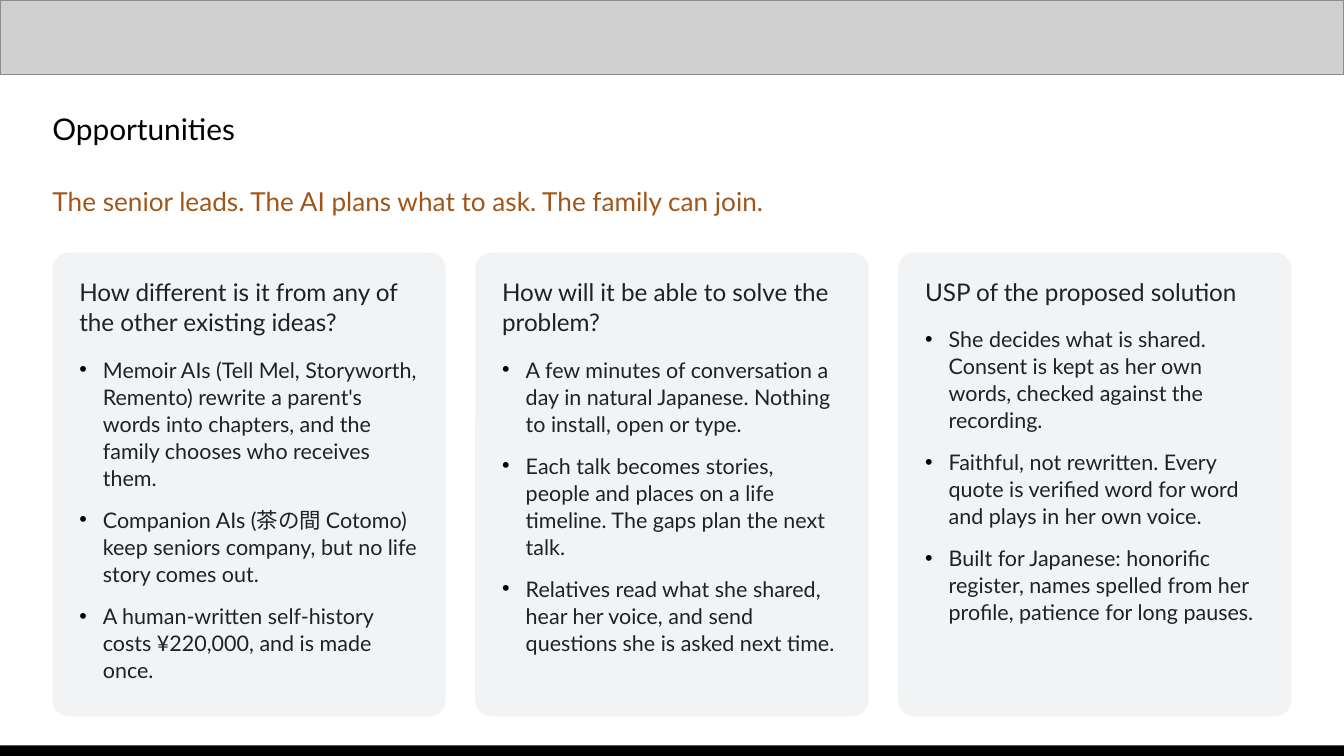
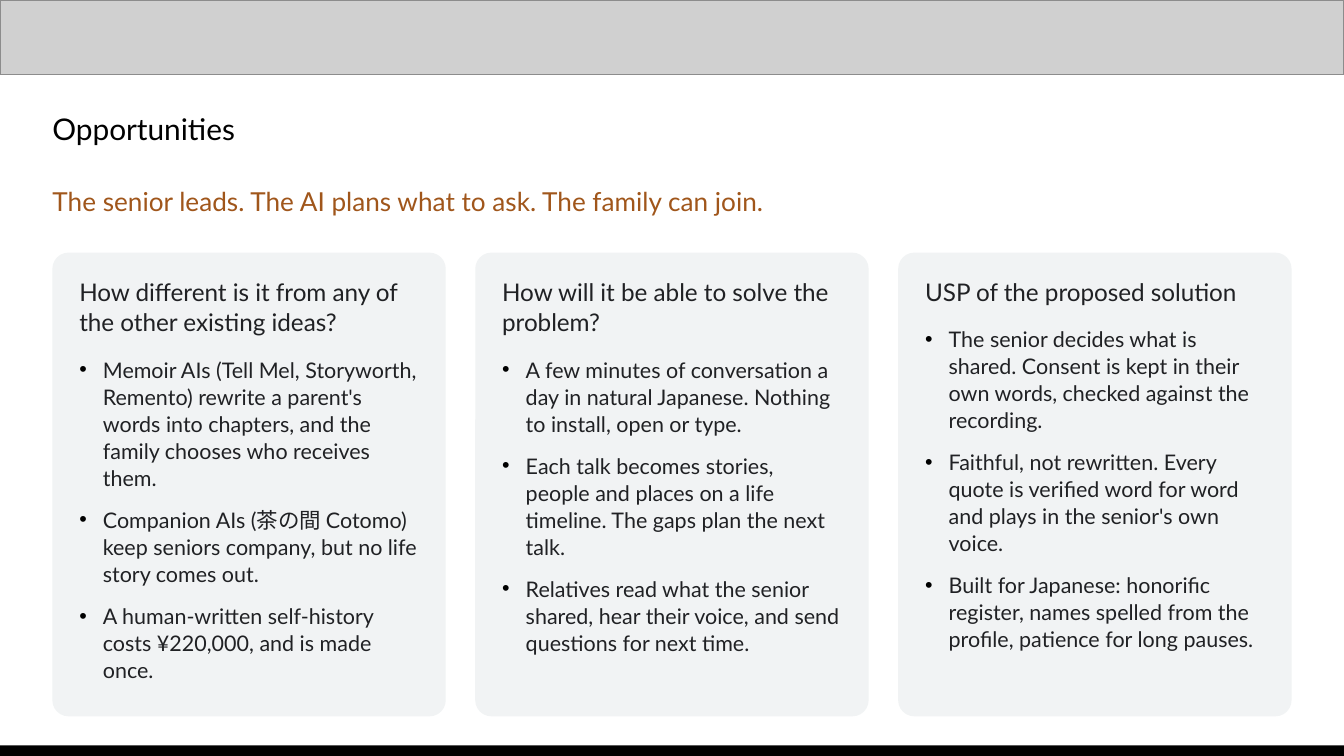
Before and after one commit to kaseovo/kataribe, a slide deck: slide 3 of docs/demo/kataribe-pitch-deck.pptx. Drawn at 1344x756 pixels with LibreOffice and Linux fonts; fonts in the diff are those of the drawing; grey boxes stand for pictures. Boxes give left, top, right and bottom in pixels: in the first picture for what was removed or moved away, otherwise in the second. Text is boxed around its words. In the diff, an @@ line names an element or a change of style, - is before the commit and + after.

```diff
--- a/docs/demo/kataribe-pitch-deck.pptx
+++ b/docs/demo/kataribe-pitch-deck.pptx
@@ text at (949,331,1254,651): text changed @@
-• She decides what is shared. Consent is kept as her own words, checked against the recording.
-• Faithful, not rewritten. Every quote is verified word for word and plays in her own voice.
-• Built for Japanese: honorific register, names spelled from her profile, patience for long pauses.
+• The senior decides what is shared. Consent is kept in their own words, checked against the recording.
+• Faithful, not rewritten. Every quote is verified word for word and plays in the senior's own voice.
+• Built for Japanese: honorific register, names spelled from the profile, patience for long pauses.
@@ text at (526,581,840,655): text changed @@
-• Relatives read what she shared, hear her voice, and send questions she is asked next time.
+• Relatives read what the senior shared, hear their voice, and send questions for next time.
```
Also in this commit, not shown: 9 other slides changed, 1 other file.
